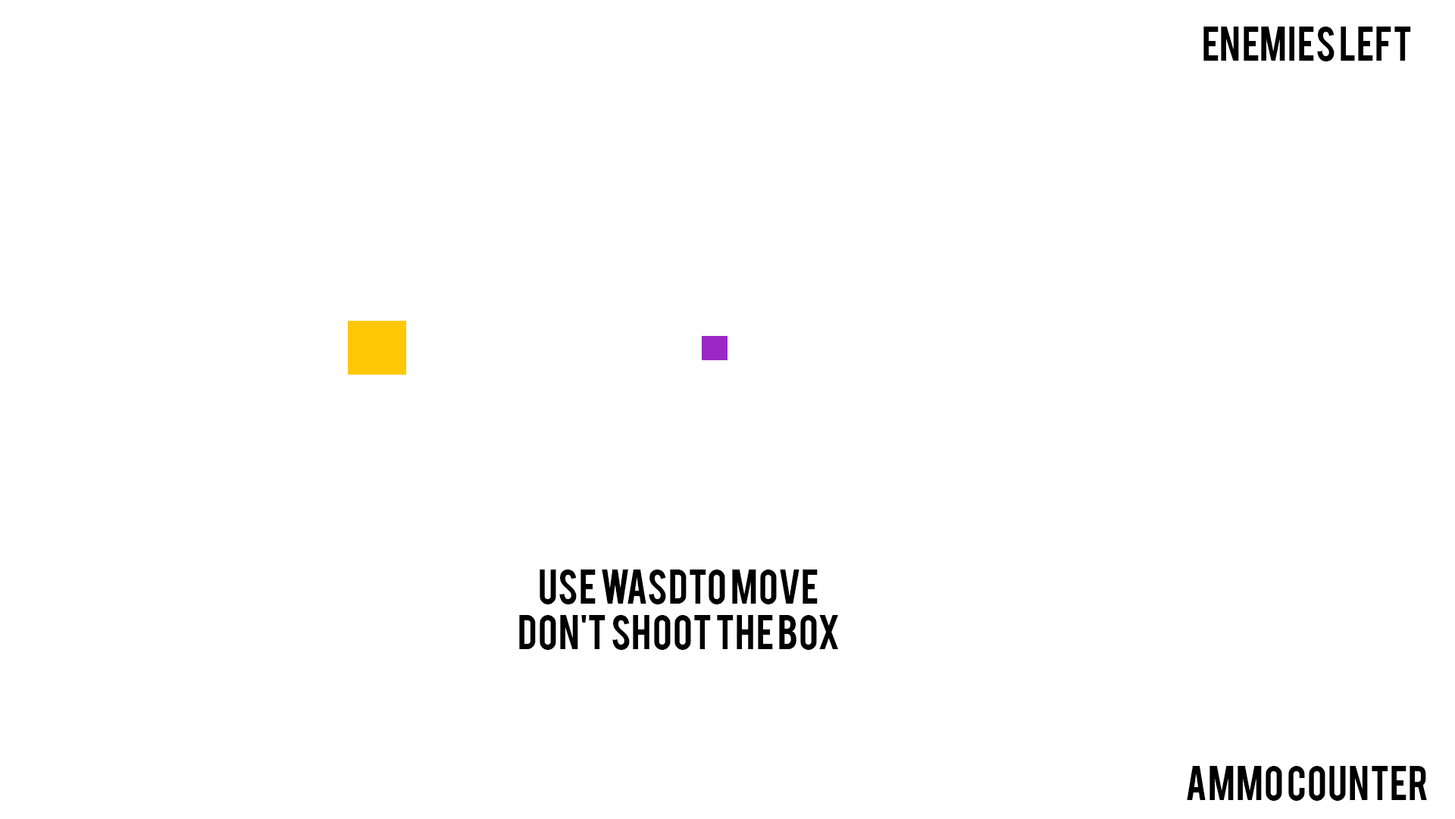
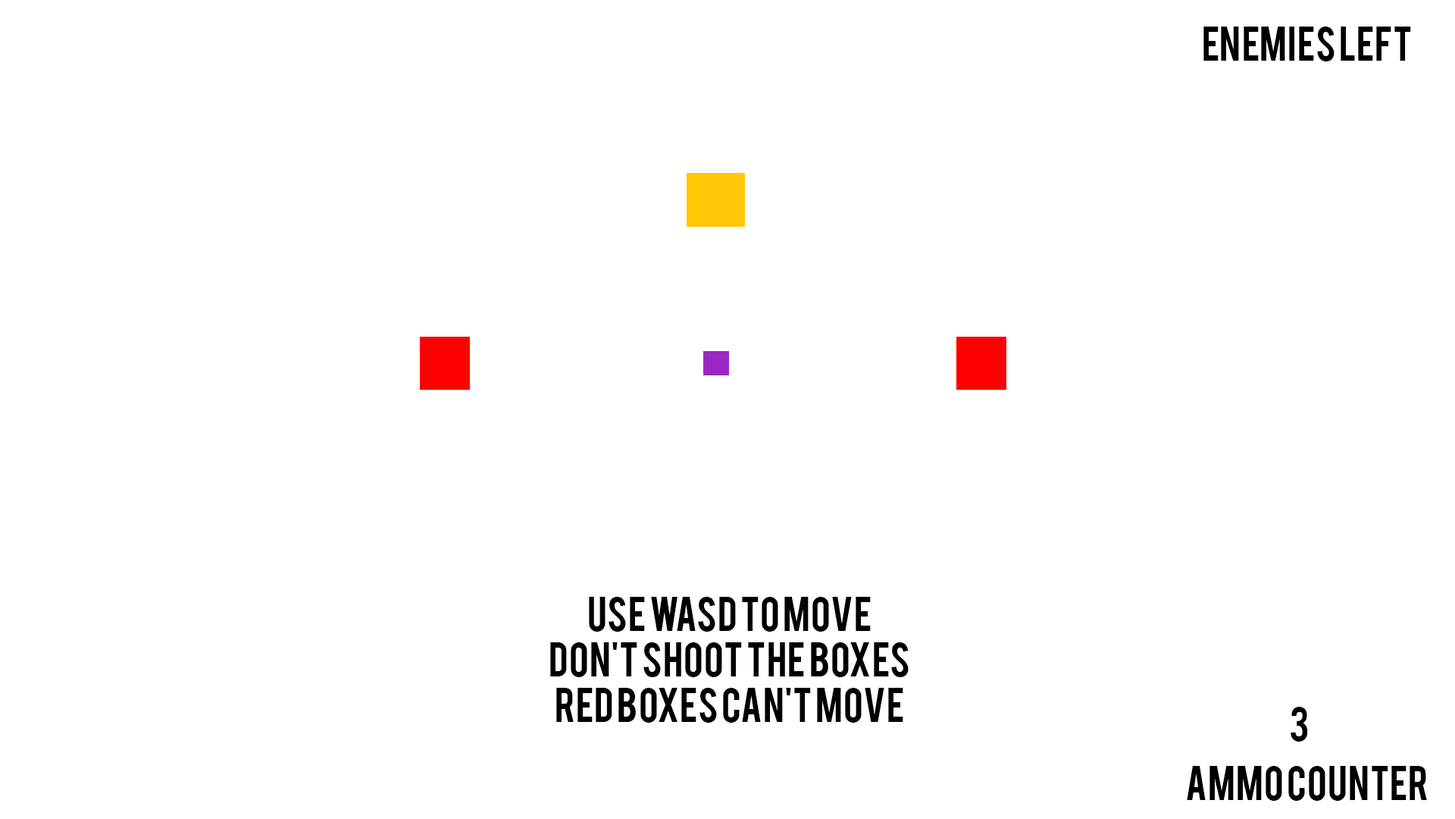
Comparing the layer stacks of the two 1455x819 images. Changes:
showed group "Level 6" (8 layers) over bbox(419, 172, 1309, 742)
hid group "Level 1" (3 layers) over bbox(347, 320, 839, 650)
